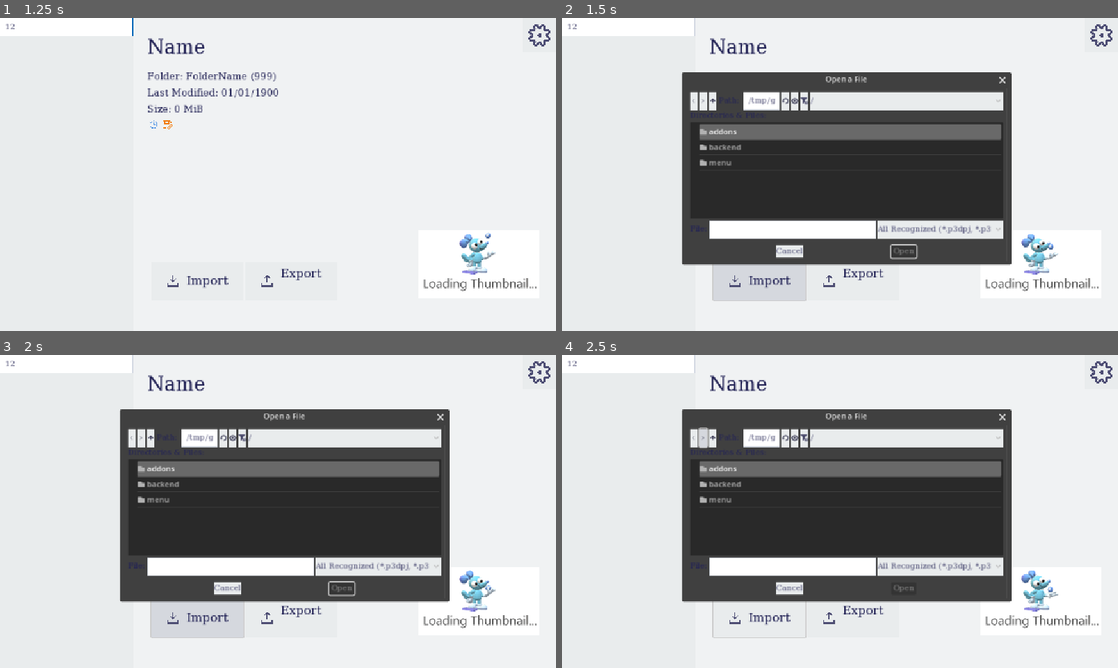
Above: before the commit, frames 1-4 (two rows, left to right).
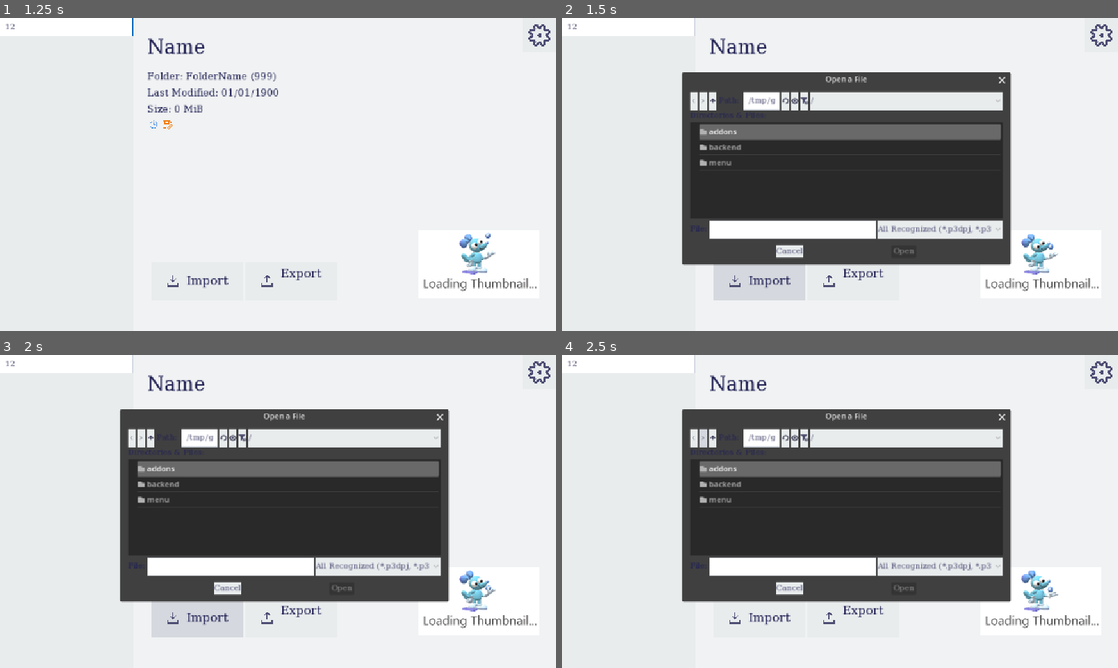
Above: after the commit, the same moments.

Repository: silkycell/Paint-3D-Project-Manager
Game: Godot game, scene res://menu/projects/projects_menu.tscn
The game is run twice, just before and just after one commit, with the same random seed, the same clock (stepped at 60 frames per second) and the same inputs.
Inputs (mouse positions are in pixels of both pictures, inside the frame that each line leads up to):
- Up to frame 1 (1.25 s): click (66, 27) at 0.52 s; type "12" at 0.6 s
- Up to frame 2 (1.5 s): click (756, 280) at 1.25 s
- Up to frame 3 (2 s): no input
- Up to frame 4 (2.5 s): click (701, 436) at 2 s

Frame 1 is identical in both runs. In frame 2, 0.4% of the frame differs, in the area x 27-81%, y 17-91%; in frame 3, 0.4%; in frame 4, 0.3%.

Commit message:
add popup box

Diff:
--- a/menu/menu_theme.tres
+++ b/menu/menu_theme.tres
@@ -1,9 +1,11 @@
-[gd_resource type="Theme" load_steps=19 format=3 uid="uid://eno3kw6ga4uf"]
+[gd_resource type="Theme" load_steps=20 format=3 uid="uid://eno3kw6ga4uf"]
 
 [sub_resource type="SystemFont" id="SystemFont_fvwaa"]
 font_names = PackedStringArray("Segoe UI", "Sans-Serif")
 hinting = 2
 subpixel_positioning = 0
+
+[sub_resource type="StyleBoxEmpty" id="StyleBoxEmpty_3wvy8"]
 
 [sub_resource type="StyleBoxFlat" id="StyleBoxFlat_s30oo"]
 bg_color = Color(0.835294, 0.847059, 0.870588, 1)
@@ -101,6 +103,7 @@
 Button/colors/font_pressed_color = Color(0.301961, 0.301961, 0.454902, 1)
 Button/constants/icon_max_width = 25
 Button/fonts/font = SubResource("SystemFont_fvwaa")
+Button/styles/focus = SubResource("StyleBoxEmpty_3wvy8")
 Button/styles/hover = SubResource("StyleBoxFlat_s30oo")
 Button/styles/normal = SubResource("StyleBoxFlat_5mbye")
 Button/styles/pressed = SubResource("StyleBoxFlat_xf5y8")
--- /dev/null
+++ b/menu/popup_box.tscn
@@ -0,0 +1,62 @@
+[gd_scene load_steps=3 format=3 uid="uid://cmijcfdt5mip"]
+
+[ext_resource type="Theme" uid="uid://0ljnbaduhs78" path="res://menu/popup_theme.tres" id="1_og2sa"]
+[ext_resource type="Script" path="res://menu/projects/popup_box.gd" id="2_nvm0s"]
+
+[node name="PopupBox" type="Panel" node_paths=PackedStringArray("button_hbox", "title_label", "text_label")]
+anchors_preset = 8
+anchor_left = 0.5
+anchor_top = 0.5
+anchor_right = 0.5
+anchor_bottom = 0.5
+offset_left = -254.0
+offset_top = -88.0
+offset_right = 254.0
+offset_bottom = 88.0
+grow_horizontal = 2
+grow_vertical = 2
+theme = ExtResource("1_og2sa")
+script = ExtResource("2_nvm0s")
+button_hbox = NodePath("ButtonHBox")
+title_label = NodePath("Title")
+text_label = NodePath("Text")
+
+[node name="Title" type="Label" parent="."]
+layout_mode = 1
+anchors_preset = -1
+offset_left = 25.0
+offset_top = 26.0
+offset_right = 483.0
+offset_bottom = 57.0
+grow_horizontal = 2
+grow_vertical = 2
+theme_type_variation = &"HeaderLarge"
+text = "Title"
+text_overrun_behavior = 3
+
+[node name="Text" type="Label" parent="."]
+layout_mode = 1
+anchors_preset = -1
+anchor_top = 0.46
+anchor_bottom = 0.46
+offset_left = 27.0
+offset_top = -9.96
+offset_right = 482.0
+offset_bottom = 10.04
+grow_horizontal = 2
+grow_vertical = 2
+theme_type_variation = &"HeaderMedium"
+text = "Text"
+
+[node name="ButtonHBox" type="HBoxContainer" parent="."]
+layout_mode = 1
+anchors_preset = -1
+anchor_top = 0.642
+anchor_right = 1.0
+anchor_bottom = 1.0
+offset_left = 25.0
+offset_top = 0.00799561
+offset_right = -25.0
+offset_bottom = -28.0
+grow_horizontal = 2
+grow_vertical = 2
--- /dev/null
+++ b/menu/popup_theme.tres
@@ -0,0 +1,53 @@
+[gd_resource type="Theme" load_steps=8 format=3 uid="uid://0ljnbaduhs78"]
+
+[sub_resource type="SystemFont" id="SystemFont_bpd8t"]
+font_names = PackedStringArray("Segoe UI", "Sans-Serif")
+hinting = 2
+subpixel_positioning = 0
+
+[sub_resource type="StyleBoxEmpty" id="StyleBoxEmpty_xd3pw"]
+
+[sub_resource type="StyleBoxFlat" id="StyleBoxFlat_j2i70"]
+bg_color = Color(0.752941, 0.760784, 0.760784, 1)
+border_width_left = 1
+border_width_top = 1
+border_width_right = 1
+border_width_bottom = 1
+border_color = Color(0.588235, 0.588235, 0.588235, 1)
+
+[sub_resource type="StyleBoxFlat" id="StyleBoxFlat_qswww"]
+bg_color = Color(0.752941, 0.760784, 0.760784, 1)
+
+[sub_resource type="StyleBoxFlat" id="StyleBoxFlat_topp1"]
+bg_color = Color(0.564706, 0.568627, 0.572549, 1)
+
+[sub_resource type="SystemFont" id="SystemFont_fm5bq"]
+font_names = PackedStringArray("Segoe UI", "Sans-Serif")
+hinting = 2
+subpixel_positioning = 0
+
+[sub_resource type="StyleBoxFlat" id="StyleBoxFlat_leeyg"]
+bg_color = Color(0.941176, 0.94902, 0.952941, 1)
+border_width_left = 1
+border_width_top = 1
+border_width_right = 1
+border_width_bottom = 1
+border_color = Color(0, 0.392157, 0.713726, 1)
+
+[resource]
+Button/colors/font_color = Color(0, 0, 0, 1)
+Button/colors/font_focus_color = Color(0, 0, 0, 1)
+Button/colors/font_hover_color = Color(0, 0, 0, 1)
+Button/colors/font_hover_pressed_color = Color(0, 0, 0, 1)
+Button/colors/font_pressed_color = Color(0, 0, 0, 1)
+Button/font_sizes/font_size = 14
+Button/fonts/font = SubResource("SystemFont_bpd8t")
+Button/styles/focus = SubResource("StyleBoxEmpty_xd3pw")
+Button/styles/hover = SubResource("StyleBoxFlat_j2i70")
+Button/styles/normal = SubResource("StyleBoxFlat_qswww")
+Button/styles/pressed = SubResource("StyleBoxFlat_topp1")
+HeaderLarge/font_sizes/font_size = 22
+HeaderMedium/font_sizes/font_size = 14
+Label/colors/font_color = Color(0, 0, 0, 1)
+Label/fonts/font = SubResource("SystemFont_fm5bq")
+Panel/styles/panel = SubResource("StyleBoxFlat_leeyg")
--- a/menu/projects/export/export_handler.gd
+++ b/menu/projects/export/export_handler.gd
@@ -2,10 +2,10 @@
 class_name ExportHandler
 
 const JSON_VERSION:float = 1
-const REPLACETEXT:String = "The file \"%s\" already exists.\nDo you want to replace it?"
+const REPLACETEXT:String = "The file \"%s\" already exists."
 
 @onready var export_dialog = $ExportDialog
-@onready var replace_file_confirmation = $ReplaceFileConfirmation
+@onready var replace_file_popup = $ReplaceFilePopup
 
 var project_to_export:Project
 var export_thread:Thread
@@ -34,10 +34,10 @@
 	# this code is stupid, if theres a way to un-stupid it please let me know
 	var should_continue = true
 	if FileAccess.file_exists(path):
-		replace_file_confirmation.dialog_text = REPLACETEXT % path
-		replace_file_confirmation.visible = true
+		replace_file_popup.title = REPLACETEXT % path.get_file()
+		replace_file_popup.visible = true
 
-		var choice = await replace_file_confirmation.choice_selected
+		var choice = await replace_file_popup.choice_selected
 
 		if choice == "cancel":
 			exit_export()
--- a/menu/projects/import/import_handler.gd
+++ b/menu/projects/import/import_handler.gd
@@ -1,10 +1,10 @@
 extends Control
 class_name ImportHandler
 
-const REPLACETEXT:String = "A project with the folder \"%s\" already exists.\nDo you want to replace it?"
+const REPLACETEXT:String = "A project with the folder \"%s\" already exists."
 
 @onready var import_dialog := $ImportDialog
-@onready var replace_project_confirmation = $ReplaceProjectConfirmation
+@onready var replace_project_popup = $ReplaceProjectPopup
 
 var import_thread:Thread
 
@@ -13,7 +13,6 @@
 
 func _ready():
 	import_dialog.canceled.connect(exit_import)
-	replace_project_confirmation.add_button("Replace", false, "replace")
 	hide()
 
 func begin_import():
@@ -63,18 +62,18 @@
 	# this code is stupid, if theres a way to un-stupid it please let me know
 	var should_continue = true
 	if ProjectsJsonAPI.get_project_from_folder(project_folder_name) != null:
-		replace_project_confirmation.dialog_text = REPLACETEXT % project_folder_name
-		replace_project_confirmation.visible = true
+		replace_project_popup.text = REPLACETEXT % project_folder_name
+		replace_project_popup.visible = true
 
-		var choice = await replace_project_confirmation.choice_selected
+		var choice = await replace_project_popup.choice_selected
 
 		match choice:
 			"cancel":
 				exit_import()
 				should_continue = false
-			"replace":
+			"replace project":
 				ProjectsJsonAPI.projects.erase(ProjectsJsonAPI.get_project_from_folder(project_folder_name))
-			"confirm": # create folder
+			"create new folder":
 				var project_folder_name_copy = project_folder_name + " (1)"
 
 				var idx = 1
--- /dev/null
+++ b/menu/projects/popup_box.gd
@@ -0,0 +1,55 @@
+@tool
+
+extends Panel
+class_name PopupBox
+
+@export_category("Options")
+@export var title:String = "Title":
+	set(value):
+		title_label.text = value
+		title = value
+
+@export var text:String = "Text":
+	set(value):
+		text_label.text = value
+		text = value
+
+@export var button_options:Array[String] = ["Yes", "No"]:
+	set(value):
+		button_options = value
+		_regen_buttons()
+
+@export var hide_on_select:bool = true
+
+@export_category("ignore please okay thanks 💖")
+@export var button_hbox:HBoxContainer
+@export var title_label:Label
+@export var text_label:Label
+
+var buttons:Array[Button] = []
+
+signal choice_selected
+
+func _ready():
+	_regen_buttons()
+
+func _regen_buttons():
+	if buttons == null: buttons = []
+
+	for child in button_hbox.get_children():
+		child.queue_free()
+
+	for button_option in button_options:
+		var button = Button.new()
+
+		button.text = button_option
+		button.size_flags_horizontal = SizeFlags.SIZE_EXPAND_FILL
+
+		button.pressed.connect(func():
+			choice_selected.emit(button_option.to_lower())
+
+			if hide_on_select: hide()
+		)
+
+		buttons.append(button)
+		button_hbox.add_child(button)
--- a/menu/projects/projects_menu.tscn
+++ b/menu/projects/projects_menu.tscn
@@ -16,12 +16,10 @@
 [ext_resource type="Script" path="res://menu/projects/import/import_handler.gd" id="8_gtaak"]
 [ext_resource type="Texture2D" uid="uid://b4p7o2hqgvb13" path="res://menu/projects/assets/thumbnail_loading.tres" id="9_rfehh"]
 [ext_resource type="Script" path="res://menu/projects/import/import_progress_panel.gd" id="10_1db86"]
-[ext_resource type="Script" path="res://menu/projects/tasks/custom_confirmation_dialog.gd" id="10_wty4p"]
 [ext_resource type="PackedScene" uid="uid://cyxb6jh7o5skw" path="res://menu/projects/tasks/progress_panel.tscn" id="12_cl2e7"]
 [ext_resource type="Script" path="res://menu/projects/settings_button.gd" id="13_v52yi"]
+[ext_resource type="PackedScene" uid="uid://cmijcfdt5mip" path="res://menu/popup_box.tscn" id="17_j3wdq"]
 [ext_resource type="Texture2D" uid="uid://dychp88l7omd3" path="res://menu/projects/assets/settings_icon.svg" id="19_yudf6"]
-
-[sub_resource type="Theme" id="Theme_txxj5"]
 
 [node name="ProjectsMenu" type="Control"]
 layout_mode = 3
@@ -57,7 +55,6 @@
 unique_name_in_owner = true
 layout_mode = 2
 size_flags_vertical = 3
-theme = SubResource("Theme_txxj5")
 follow_focus = true
 script = ExtResource("1_wdfsu")
 metadata/_edit_use_anchors_ = true
@@ -305,6 +302,7 @@
 anchor_bottom = 1.0
 grow_horizontal = 2
 grow_vertical = 2
+theme = ExtResource("1_ti7wl")
 script = ExtResource("5_qthqx")
 
 [node name="ExportDialog" type="FileDialog" parent="ExportHandler"]
@@ -314,15 +312,12 @@
 filters = PackedStringArray("*.p3dpj ; Paint 3D Project File")
 use_native_dialog = true
 
-[node name="ReplaceFileConfirmation" type="ConfirmationDialog" parent="ExportHandler"]
-title = "Confirm Export Location"
-initial_position = 1
-size = Vector2i(501, 106)
-ok_button_text = "Yes"
-dialog_text = "The file \"%s\" already exists.
-Do you want to replace it?"
-cancel_button_text = "No"
-script = ExtResource("10_wty4p")
+[node name="ReplaceFilePopup" parent="ExportHandler" instance=ExtResource("17_j3wdq")]
+visible = false
+layout_mode = 1
+title = "The file \"%s\" already exists."
+text = "Do you want to replace it?"
+button_options = Array[String](["Yes", "Cancel"])
 
 [node name="ExportProgressPanel" parent="ExportHandler" instance=ExtResource("12_cl2e7")]
 visible = false
@@ -351,14 +346,14 @@
 filters = PackedStringArray("*.p3dpj, *.p3d ; Supported Files", "*.p3dpj ; Paint 3D Project File", "*.p3d ; Paint 3D Project File (Old)")
 use_native_dialog = true
 
-[node name="ReplaceProjectConfirmation" type="ConfirmationDialog" parent="ImportHandler"]
-title = "Confirm Import Location"
-initial_position = 1
-size = Vector2i(346, 106)
-ok_button_text = "Create New Folder"
-dialog_text = "A project with the folder \"%s\" already exists.
-Do you want to replace it?"
-script = ExtResource("10_wty4p")
+[node name="ReplaceProjectPopup" parent="ImportHandler" instance=ExtResource("17_j3wdq")]
+visible = false
+layout_mode = 1
+grow_horizontal = 1
+grow_vertical = 1
+title = "Folder Already Exists"
+text = "A project with the folder \"WorkingFolder (999)\" already exists."
+button_options = Array[String](["Replace Project", "Create New Folder", "Cancel"])
 
 [node name="ImportProgressPanel" parent="ImportHandler" instance=ExtResource("12_cl2e7")]
 visible = false
Not shown: 1 places in menu/projects/projects_menu.tscn that only renumber resources
